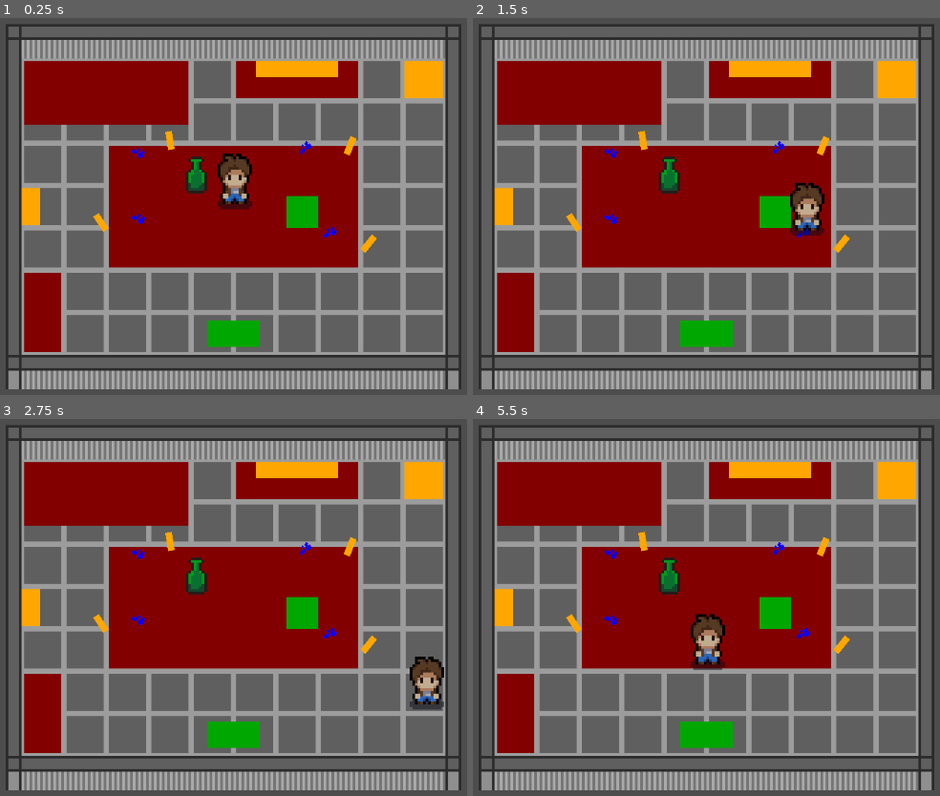
Above: before the commit, frames 1-4 (two rows, left to right).
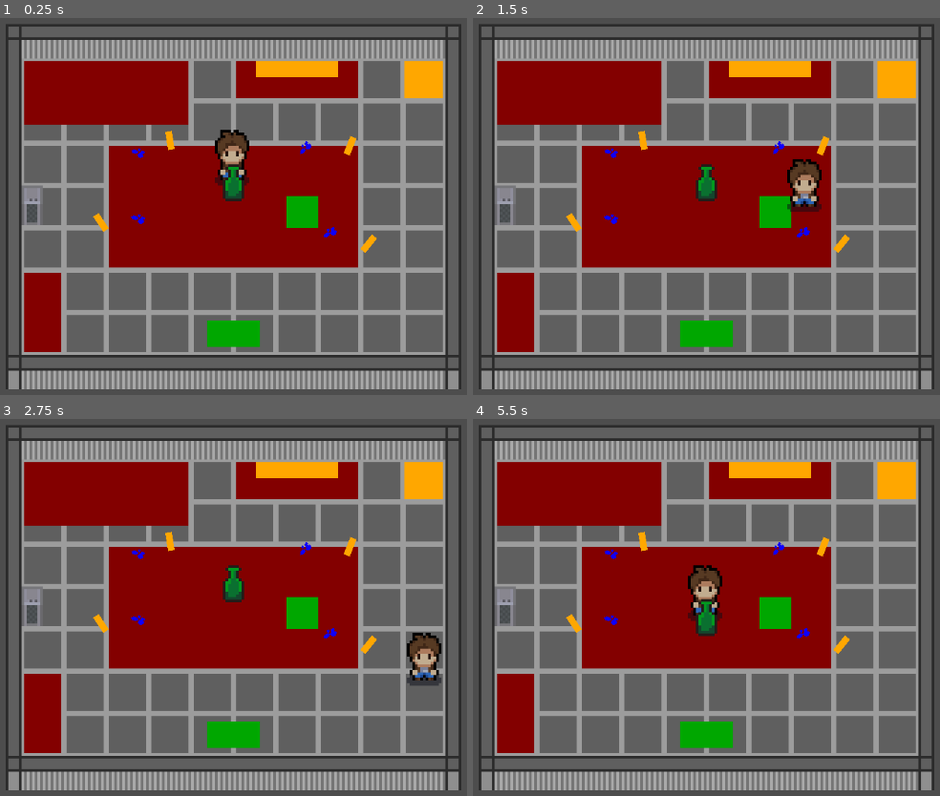
Above: after the commit, the same moments.

Repository: doneganmicah/BrackeysGameJam2024-2
Game: Godot game, scene res://scenes/level_proto.tscn
Same seed, same stepped clock (60 frames per second), same inputs: the game is played once before the commit and once after it. This scene is started directly instead of the project's main scene.
Inputs:
- Up to frame 1 (0.25 s): no input
- Up to frame 2 (1.5 s): hold D (player_right) 0.53-1.28 s; tap E (player_interact) at 0.6, 1.35 s; hold S (player_down) from 1.28 s (still down)
- Up to frame 3 (2.75 s): release S (player_down) at 2.03 s; hold D (player_right) from 2.03 s (still down); tap E (player_interact) at 2.1 s
- Up to frame 4 (5.5 s): release D (player_right) at 2.78 s; hold W (player_up) 2.78-3.53 s; tap E (player_interact) every 0.75 s from 2.85 to 5.1 s; hold A (player_left) 3.53-5.03 s; hold S (player_down) from 5.03 s (still down)

The runs differ from the first frame. In frame 1, 2.1% of the frame differs, in the area x 4-54%, y 29-55%; in frame 2, 2.5%; in frame 3, 2.4%; in frame 4, 2.6%, in the area x 4-54%, y 36-67%.

Commit message:
Initial progress. needs hooked into the event handler, needs ui interactions

Diff:
--- a/scenes/hazards/hazard_water_leak.tscn
+++ b/scenes/hazards/hazard_water_leak.tscn
@@ -6,7 +6,7 @@
 [ext_resource type="Texture2D" uid="uid://cqorj10u0nllb" path="res://assets/placeholder_water_puddle.png" id="4_02lvl"]
 
 [sub_resource type="RectangleShape2D" id="RectangleShape2D_ivmgs"]
-size = Vector2(7.98619, 7)
+size = Vector2(7.98619, 5.5)
 
 [sub_resource type="AtlasTexture" id="AtlasTexture_nahdy"]
 atlas = ExtResource("2_i2nm6")
@@ -82,6 +82,8 @@
 radius = 5.0
 
 [node name="HazardWaterLeak" type="Node2D" node_paths=PackedStringArray("puddle_tr", "puddle_br", "puddle_tl", "puddle_bl")]
+z_index = 10
+y_sort_enabled = true
 script = ExtResource("1_qhabx")
 time_till_puddle_recesses = 600
 puddle_target = 600
@@ -93,7 +95,6 @@
 [node name="Bucket" type="RigidBody2D" parent="." groups=["Bucket"]]
 z_index = 10
 y_sort_enabled = true
-position = Vector2(-14, -5)
 scale = Vector2(1.00173, 1)
 collision_layer = 2
 collision_mask = 6
@@ -105,17 +106,20 @@
 [node name="CollisionShape2D" type="CollisionShape2D" parent="Bucket"]
 z_index = 5
 z_as_relative = false
-position = Vector2(0, 0.5)
+position = Vector2(0.0138158, 0)
 shape = SubResource("RectangleShape2D_ivmgs")
 one_way_collision_margin = 0.0
 
 [node name="AnimatedSprite2D" type="AnimatedSprite2D" parent="Bucket"]
+z_index = 10
 y_sort_enabled = true
-position = Vector2(0.0138158, -3)
+position = Vector2(0.0138158, 3)
 sprite_frames = SubResource("SpriteFrames_1huxy")
 autoplay = "default"
+offset = Vector2(0, -8)
 
 [node name="Area2D" type="Area2D" parent="Bucket" groups=["Bucket"]]
+position = Vector2(0.0138158, -1)
 collision_layer = 256
 collision_mask = 256
 
--- /dev/null
+++ b/scenes/interactables/breaker_box_interactable.tscn
@@ -0,0 +1,47 @@
+[gd_scene load_steps=8 format=3 uid="uid://beyt4jksujctr"]
+
+[ext_resource type="PackedScene" uid="uid://8pftd86ppdje" path="res://scenes/interactables/Interactable.tscn" id="1_gwfdh"]
+[ext_resource type="Script" path="res://scripts/interactables/breaker_box_interactable.gd" id="2_cro4d"]
+[ext_resource type="Texture2D" uid="uid://xmapq8mnsixu" path="res://assets/decorations.png" id="3_enbog"]
+
+[sub_resource type="RectangleShape2D" id="RectangleShape2D_q0d2h"]
+size = Vector2(15, 20)
+
+[sub_resource type="AtlasTexture" id="AtlasTexture_g240y"]
+atlas = ExtResource("3_enbog")
+region = Rect2(560, 32, 16, 16)
+
+[sub_resource type="SpriteFrames" id="SpriteFrames_wiw8f"]
+animations = [{
+"frames": [{
+"duration": 1.0,
+"texture": SubResource("AtlasTexture_g240y")
+}],
+"loop": true,
+"name": &"default",
+"speed": 5.0
+}]
+
+[sub_resource type="RectangleShape2D" id="RectangleShape2D_y23k5"]
+size = Vector2(8, 4)
+
+[node name="breaker_box_interactable" instance=ExtResource("1_gwfdh")]
+script = ExtResource("2_cro4d")
+power_status = 1
+
+[node name="CollisionShape2D" parent="." index="0"]
+position = Vector2(3.5, -4)
+shape = SubResource("RectangleShape2D_q0d2h")
+
+[node name="AnimatedSprite2D" parent="." index="1"]
+z_index = 10
+y_sort_enabled = true
+position = Vector2(0, -7)
+sprite_frames = SubResource("SpriteFrames_wiw8f")
+
+[node name="StaticBody2D" type="StaticBody2D" parent="." index="2"]
+position = Vector2(0, -7)
+
+[node name="CollisionShape2D" type="CollisionShape2D" parent="StaticBody2D" index="0"]
+position = Vector2(0, 6)
+shape = SubResource("RectangleShape2D_y23k5")
--- a/scenes/interactables/example_box_interactable.tscn
+++ /dev/null
@@ -1,63 +0,0 @@
-[gd_scene load_steps=8 format=3 uid="uid://4a202gih6uqw"]
-
-[ext_resource type="PackedScene" uid="uid://8pftd86ppdje" path="res://scenes/interactables/Interactable.tscn" id="1_e7dt2"]
-[ext_resource type="Texture2D" uid="uid://cigtt0p6jyn1" path="res://assets/placeholder_assets/placeholder_blocks.png" id="2_nblsh"]
-
-[sub_resource type="GDScript" id="GDScript_hio5c"]
-resource_name = "box_interactable"
-script/source = "#region Interactable boiler plate
-extends Interactable
-
-# Is called when interacted with
-# to get the instance of the player use _player from parent.
-func interact() -> void:
-	print(\"Box!\")
-	self.queue_free()
-#endregion
-
-
-# Called when the node enters the scene tree for the first time.
-func _ready() -> void:
-	pass # Replace with function body.
-
-
-# Called every frame. 'delta' is the elapsed time since the previous frame.
-func _process(delta: float) -> void:
-	pass
-"
-
-[sub_resource type="CircleShape2D" id="CircleShape2D_6pgeh"]
-
-[sub_resource type="AtlasTexture" id="AtlasTexture_5em0w"]
-atlas = ExtResource("2_nblsh")
-region = Rect2(112, 48, 16, 16)
-
-[sub_resource type="SpriteFrames" id="SpriteFrames_p5bca"]
-animations = [{
-"frames": [{
-"duration": 1.0,
-"texture": SubResource("AtlasTexture_5em0w")
-}],
-"loop": true,
-"name": &"default",
-"speed": 5.0
-}]
-
-[sub_resource type="RectangleShape2D" id="RectangleShape2D_te7am"]
-size = Vector2(16, 16)
-
-[node name="example_box_interactable" instance=ExtResource("1_e7dt2")]
-y_sort_enabled = true
-script = SubResource("GDScript_hio5c")
-
-[node name="CollisionShape2D" parent="." index="0"]
-shape = SubResource("CircleShape2D_6pgeh")
-
-[node name="AnimatedSprite2D" parent="." index="1"]
-sprite_frames = SubResource("SpriteFrames_p5bca")
-autoplay = "default"
-
-[node name="StaticBody2D" type="StaticBody2D" parent="." index="2"]
-
-[node name="CollisionShape2D" type="CollisionShape2D" parent="StaticBody2D" index="0"]
-shape = SubResource("RectangleShape2D_te7am")
--- a/scenes/interactables/example_coin_interactable.tscn
+++ /dev/null
@@ -1,138 +0,0 @@
-[gd_scene load_steps=19 format=3 uid="uid://hwjsj48uxy54"]
-
-[ext_resource type="PackedScene" uid="uid://8pftd86ppdje" path="res://scenes/interactables/Interactable.tscn" id="1_d8rwk"]
-[ext_resource type="Texture2D" uid="uid://c77be1sefdq2l" path="res://assets/placeholder_assets/placeholder_interactable.png" id="2_vax72"]
-
-[sub_resource type="GDScript" id="GDScript_g11ls"]
-resource_name = "CoinInteractable"
-script/source = "#region Interactable boiler plate
-extends Interactable
-
-# Is called when interacted with
-# to get the instance of the player use _player from parent.
-func interact() -> void:
-	print(\"Coin!\")
-#endregion
-
-# Called when the node enters the scene tree for the first time.
-func _ready() -> void:
-	pass # Replace with function body.
-
-
-# Called every frame. 'delta' is the elapsed time since the previous frame.
-func _process(delta: float) -> void:
-	pass
-"
-
-[sub_resource type="CircleShape2D" id="CircleShape2D_ljklj"]
-radius = 7.0
-
-[sub_resource type="AtlasTexture" id="AtlasTexture_kfuvk"]
-atlas = ExtResource("2_vax72")
-region = Rect2(0, 0, 16, 16)
-
-[sub_resource type="AtlasTexture" id="AtlasTexture_ys1l7"]
-atlas = ExtResource("2_vax72")
-region = Rect2(16, 0, 16, 16)
-
-[sub_resource type="AtlasTexture" id="AtlasTexture_pjvui"]
-atlas = ExtResource("2_vax72")
-region = Rect2(32, 0, 16, 16)
-
-[sub_resource type="AtlasTexture" id="AtlasTexture_qsdd8"]
-atlas = ExtResource("2_vax72")
-region = Rect2(48, 0, 16, 16)
-
-[sub_resource type="AtlasTexture" id="AtlasTexture_n4fjo"]
-atlas = ExtResource("2_vax72")
-region = Rect2(64, 0, 16, 16)
-
-[sub_resource type="AtlasTexture" id="AtlasTexture_bww86"]
-atlas = ExtResource("2_vax72")
-region = Rect2(80, 0, 16, 16)
-
-[sub_resource type="AtlasTexture" id="AtlasTexture_rmkhb"]
-atlas = ExtResource("2_vax72")
-region = Rect2(96, 0, 16, 16)
-
-[sub_resource type="AtlasTexture" id="AtlasTexture_xts5c"]
-atlas = ExtResource("2_vax72")
-region = Rect2(112, 0, 16, 16)
-
-[sub_resource type="AtlasTexture" id="AtlasTexture_b3hg3"]
-atlas = ExtResource("2_vax72")
-region = Rect2(128, 0, 16, 16)
-
-[sub_resource type="AtlasTexture" id="AtlasTexture_bcd3f"]
-atlas = ExtResource("2_vax72")
-region = Rect2(144, 0, 16, 16)
-
-[sub_resource type="AtlasTexture" id="AtlasTexture_q81xx"]
-atlas = ExtResource("2_vax72")
-region = Rect2(160, 0, 16, 16)
-
-[sub_resource type="AtlasTexture" id="AtlasTexture_sh6xx"]
-atlas = ExtResource("2_vax72")
-region = Rect2(176, 0, 16, 16)
-
-[sub_resource type="SpriteFrames" id="SpriteFrames_s27sb"]
-animations = [{
-"frames": [{
-"duration": 1.0,
-"texture": SubResource("AtlasTexture_kfuvk")
-}, {
-"duration": 1.0,
-"texture": SubResource("AtlasTexture_ys1l7")
-}, {
-"duration": 1.0,
-"texture": SubResource("AtlasTexture_pjvui")
-}, {
-"duration": 1.0,
-"texture": SubResource("AtlasTexture_qsdd8")
-}, {
-"duration": 1.0,
-"texture": SubResource("AtlasTexture_n4fjo")
-}, {
-"duration": 1.0,
-"texture": SubResource("AtlasTexture_bww86")
-}, {
-"duration": 1.0,
-"texture": SubResource("AtlasTexture_rmkhb")
-}, {
-"duration": 1.0,
-"texture": SubResource("AtlasTexture_xts5c")
-}, {
-"duration": 1.0,
-"texture": SubResource("AtlasTexture_b3hg3")
-}, {
-"duration": 1.0,
-"texture": SubResource("AtlasTexture_bcd3f")
-}, {
-"duration": 1.0,
-"texture": SubResource("AtlasTexture_q81xx")
-}, {
-"duration": 1.0,
-"texture": SubResource("AtlasTexture_sh6xx")
-}],
-"loop": true,
-"name": &"default",
-"speed": 12.0
-}]
-
-[sub_resource type="CircleShape2D" id="CircleShape2D_38u57"]
-radius = 5.09902
-
-[node name="CoinInteractable" instance=ExtResource("1_d8rwk")]
-script = SubResource("GDScript_g11ls")
-
-[node name="CollisionShape2D" parent="." index="0"]
-shape = SubResource("CircleShape2D_ljklj")
-
-[node name="AnimatedSprite2D" parent="." index="1"]
-sprite_frames = SubResource("SpriteFrames_s27sb")
-autoplay = "default"
-
-[node name="StaticBody2D" type="StaticBody2D" parent="." index="2"]
-
-[node name="CollisionShape2D" type="CollisionShape2D" parent="StaticBody2D" index="0"]
-shape = SubResource("CircleShape2D_38u57")
--- a/scenes/interactables/example_sign_interactable.tscn
+++ /dev/null
@@ -1,55 +0,0 @@
-[gd_scene load_steps=7 format=3 uid="uid://dfbksbircn62t"]
-
-[ext_resource type="PackedScene" uid="uid://8pftd86ppdje" path="res://scenes/interactables/Interactable.tscn" id="1_dsxpy"]
-[ext_resource type="Texture2D" uid="uid://cigtt0p6jyn1" path="res://assets/placeholder_assets/placeholder_blocks.png" id="2_6cjjy"]
-
-[sub_resource type="GDScript" id="GDScript_oabf2"]
-resource_name = "sign_interactable"
-script/source = "#region Interactable boiler plate
-extends Interactable
-
-# Is called when interacted with
-# to get the instance of the player use _player from parent.
-func interact() -> void:
-	print(\"Sign!\")
-	print(\"The sign says \\\"Hello World!\\\"\")
-#endregion
-
-# Called when the node enters the scene tree for the first time.
-func _ready() -> void:
-	pass # Replace with function body.
-
-
-# Called every frame. 'delta' is the elapsed time since the previous frame.
-func _process(delta: float) -> void:
-	pass
-"
-
-[sub_resource type="CircleShape2D" id="CircleShape2D_e1hlj"]
-radius = 6.0
-
-[sub_resource type="AtlasTexture" id="AtlasTexture_qa670"]
-atlas = ExtResource("2_6cjjy")
-region = Rect2(128, 48, 16, 16)
-
-[sub_resource type="SpriteFrames" id="SpriteFrames_47y0n"]
-animations = [{
-"frames": [{
-"duration": 1.0,
-"texture": SubResource("AtlasTexture_qa670")
-}],
-"loop": true,
-"name": &"default",
-"speed": 5.0
-}]
-
-[node name="example_sign_interactable" instance=ExtResource("1_dsxpy")]
-script = SubResource("GDScript_oabf2")
-
-[node name="CollisionShape2D" parent="." index="0"]
-shape = SubResource("CircleShape2D_e1hlj")
-
-[node name="AnimatedSprite2D" parent="." index="1"]
-z_index = -1
-sprite_frames = SubResource("SpriteFrames_47y0n")
-autoplay = "default"
--- a/scenes/level_proto.tscn
+++ b/scenes/level_proto.tscn
@@ -1,36 +1,37 @@
-[gd_scene load_steps=8 format=4 uid="uid://owhd7frdhx34"]
+[gd_scene load_steps=9 format=4 uid="uid://owhd7frdhx34"]
 
 [ext_resource type="PackedScene" uid="uid://cj77wxhaj87aq" path="res://scenes/player.tscn" id="1_03mbu"]
 [ext_resource type="Script" path="res://scripts/game_controller.gd" id="1_jutxf"]
 [ext_resource type="Texture2D" uid="uid://ce2dm51tinu22" path="res://assets/placeholder_assets/LevelBlocking.png" id="2_kjxbd"]
 [ext_resource type="PackedScene" uid="uid://ckif30bwjtonq" path="res://scenes/hazards/hazard_water_leak.tscn" id="3_rvoox"]
+[ext_resource type="PackedScene" uid="uid://beyt4jksujctr" path="res://scenes/interactables/breaker_box_interactable.tscn" id="5_1ocpd"]
 
 [sub_resource type="TileSetAtlasSource" id="TileSetAtlasSource_kpago"]
 texture = ExtResource("2_kjxbd")
 0:0/0 = 0
-0:0/0/z_index = 12
+0:0/0/z_index = 20
 0:0/0/physics_layer_0/polygon_0/points = PackedVector2Array(2, -5, 8, -5, 8, 8, 2, 8)
 1:0/0 = 0
 1:0/0/z_index = 1
 1:0/0/physics_layer_0/polygon_0/points = PackedVector2Array(-8, -5, 8, -5, 8, 0, -8, 0)
 2:0/0 = 0
-2:0/0/z_index = 12
+2:0/0/z_index = 20
 2:0/0/physics_layer_0/polygon_0/points = PackedVector2Array(-8, -5, -2, -5, -2, 8, -8, 8)
 0:1/0 = 0
-0:1/0/z_index = 12
+0:1/0/z_index = 20
 0:1/0/physics_layer_0/polygon_0/points = PackedVector2Array(2, -8, 8, -8, 8, 8, 2, 8)
 1:1/0 = 0
 2:1/0 = 0
-2:1/0/z_index = 12
+2:1/0/z_index = 20
 2:1/0/physics_layer_0/polygon_0/points = PackedVector2Array(-8, -8, -2, -8, -2, 8, -8, 8)
 0:2/0 = 0
-0:2/0/z_index = 12
+0:2/0/z_index = 20
 0:2/0/physics_layer_0/polygon_0/points = PackedVector2Array(2, -8, 8, -8, 8, 5, 2, 5)
 1:2/0 = 0
-1:2/0/z_index = 12
+1:2/0/z_index = 20
 1:2/0/physics_layer_0/polygon_0/points = PackedVector2Array(-8, -4.5, 8, -4.5, 8, 5, -8, 5)
 2:2/0 = 0
-2:2/0/z_index = 12
+2:2/0/z_index = 20
 2:2/0/physics_layer_0/polygon_0/points = PackedVector2Array(-8, -8, -2, -8, -2, 5, -8, 5)
 
 [sub_resource type="TileSet" id="TileSet_ccmty"]
@@ -168,8 +169,12 @@
 script = SubResource("GDScript_tcg43")
 
 [node name="HazardWaterLeak" parent="." instance=ExtResource("3_rvoox")]
-z_index = 5
 position = Vector2(0, 3)
 time_till_puddle_recesses = 120
 
+[node name="breaker_box_interactable" parent="." instance=ExtResource("5_1ocpd")]
+z_index = 10
+y_sort_enabled = true
+position = Vector2(-76, 14)
+
 [connection signal="timeout" from="GameHandler/Timer" to="GameHandler" method="_on_timer_timeout"]
--- a/scenes/levels/InteractTest.tscn
+++ /dev/null
@@ -1,30 +0,0 @@
-[gd_scene load_steps=6 format=3 uid="uid://cxan806ganrm"]
-
-[ext_resource type="PackedScene" uid="uid://cj77wxhaj87aq" path="res://scenes/player.tscn" id="1_nbrqa"]
-[ext_resource type="PackedScene" uid="uid://hwjsj48uxy54" path="res://scenes/interactables/example_coin_interactable.tscn" id="2_0e8xd"]
-[ext_resource type="PackedScene" uid="uid://bc5j1grdhhmgu" path="res://scenes/interactables/example_fruit_interactable.tscn" id="3_j57r4"]
-[ext_resource type="PackedScene" uid="uid://4a202gih6uqw" path="res://scenes/interactables/example_box_interactable.tscn" id="4_bmdhc"]
-[ext_resource type="PackedScene" uid="uid://dfbksbircn62t" path="res://scenes/interactables/example_sign_interactable.tscn" id="5_o4ymq"]
-
-[node name="InteractTest" type="Node2D"]
-
-[node name="Camera2D" type="Camera2D" parent="."]
-position = Vector2(-1, 0)
-zoom = Vector2(4, 4)
-
-[node name="Player" parent="." instance=ExtResource("1_nbrqa")]
-
-[node name="CoinInteractable" parent="." instance=ExtResource("2_0e8xd")]
-position = Vector2(45, 18)
-
-[node name="example_fruit_interactable" parent="." instance=ExtResource("3_j57r4")]
-position = Vector2(51.7405, -38.3044)
-
-[node name="example_fruit_interactable2" parent="." instance=ExtResource("3_j57r4")]
-position = Vector2(-40, -46)
-
-[node name="example_box_interactable" parent="." instance=ExtResource("4_bmdhc")]
-position = Vector2(-50, 23)
-
-[node name="example_sign_interactable" parent="." instance=ExtResource("5_o4ymq")]
-position = Vector2(1, 33)
--- a/scenes/player.tscn
+++ b/scenes/player.tscn
@@ -58,6 +58,7 @@
 
 [node name="Player" type="CharacterBody2D"]
 z_index = 10
+y_sort_enabled = true
 collision_layer = 5
 collision_mask = 3
 motion_mode = 1
@@ -66,12 +67,15 @@
 script = ExtResource("1_jrioe")
 
 [node name="AnimatedSprite2D" type="AnimatedSprite2D" parent="."]
-position = Vector2(0, -10)
+z_index = 10
+y_sort_enabled = true
+position = Vector2(-1, -9)
 sprite_frames = SubResource("SpriteFrames_cw3q0")
 animation = &"PLACEHOLDER"
 autoplay = "PLACEHOLDER"
 frame_progress = 0.351745
+offset = Vector2(0, -10)
 
 [node name="CollisionShape2D" type="CollisionShape2D" parent="."]
-position = Vector2(0.5, 5)
+position = Vector2(0, -3)
 shape = SubResource("RectangleShape2D_llsie")
--- a/scripts/Interactable.gd
+++ b/scripts/Interactable.gd
@@ -7,6 +7,10 @@
 
 var _player : Player:
 	get: return _player
+
+var can_interact : bool:
+	get: return can_interact
+	set(value): can_interact = value
 
 # The primary function to be overriden by the inheriting class
 func interact() -> void:
--- a/scripts/game_controller.gd
+++ b/scripts/game_controller.gd
@@ -47,12 +47,14 @@
 var _timer_flag : bool # Raises to signify the timer has expired
 var rng = RandomNumberGenerator.new()
 
+################################################################################
+##                                  Functions                                 ##
+################################################################################
 # Called when the node enters the scene tree for the first time.
 func _ready() -> void:
 	haz_water_leak.game_controller =  self as GameController
 	start_game() # will be called by player at some point
 	pass # Replace with function body.
-
 
 # Called every frame. 'delta' is the elapsed time since the previous frame.
 func _process(delta: float) -> void:
@@ -83,10 +85,10 @@
 	storm_intensity = int(clamp(storm_intensity, 0, 10))
 	# Upload finished before time expired
 	if(upload_progression >= upload_target):
-		pass #win_game()
+		win_game()
 	# Time expired before upload finished
 	if(current_time >= end_time):
-		pass #lose_game()
+		lose_game()
 
 	# DEBUG PRINTS
 	#print("Upload Progress:")
--- /dev/null
+++ b/scripts/interactables/breaker_box_interactable.gd
@@ -0,0 +1,59 @@
+class_name BreakerBox
+#region Interactable boiler plate
+extends Interactable
+
+# Is called when interacted with
+# to get the instance of the player use _player from parent.
+func interact() -> void:
+	# Raise a flag since this will block the player _process() until the code path finishes
+	# tho probably not a terrible thing since nothing else will be happening on that thread
+	# ¯\_(ツ)_/¯
+	# if interact available
+	_flag_interacted = true
+#endregion
+
+################################################################################
+##                                  Constants                                 ##
+################################################################################
+const DESTROYED = 2 # When the electricla grid is permenantly ruined
+const        ON = 1 # When the electrical grid is operating normally
+const       OFF = 0 # When the electrical grid is disconnected
+
+################################################################################
+##                                  Variables                                 ##
+################################################################################
+@export_range(0, 2) var power_status = ON:
+	get: return power_status
+	set(value): power_status = value
+@export var game_controller : GameController
+
+# local variables
+var _flag_interacted = false
+
+################################################################################
+##                                  Functions                                 ##
+################################################################################
+func _ready() -> void:
+	power_status = OFF
+	can_interact = true
+
+func _process(delta: float) -> void:
+	# Enable interaction when power goes off
+	if(power_status == ON):    can_interact = false
+	elif(power_status == OFF): can_interact = true
+	else:                      can_interact = false
+
+	if _flag_interacted:
+		run_switch()
+		_flag_interacted = false
+	pass
+
+# lightning flash
+func draw_lightning():
+	pass
+
+# Run switch UI
+func run_switch():
+	# for now just turn the lights on
+	power_status = ON
+	pass
Not shown: 1 places in scenes/level_proto.tscn that only renumber resources
